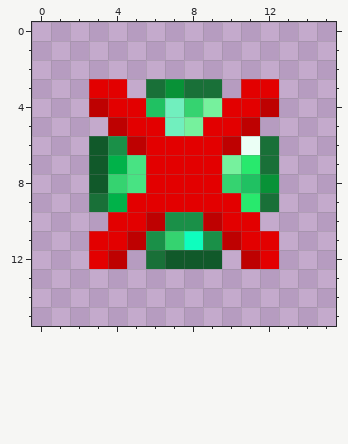
Pixel-art sprite -- assets/minecraft/textures/lobby/notracers.png. Above, as it was before the edit.
The file is 16x16 pixels.
The result:
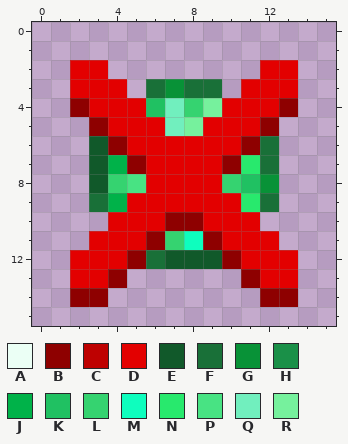
Palette (. is transparent): A #ebfff5  B #8e0000  C #be0101  D #e30000  E #11592a  F #197038  G #089237  H #1a9048  J #00b249  K #20c162  L #35d370  M #0efebe  N #28e96d  P #48e383  Q #71efbe  R #76f19d
Diff:
@@ x 0..15 @@
  1 ................
- 2 ................
- 3 ...DD.FGFF.DD...
- 4 ...CDDKQLRDDC...
- 5 ....CDDQRDDC....
- 6 ...EHCDDDDCAF...
- 7 ...EJPDDDDRNF...
+ 2 ..DD........DD..
+ 3 ..DDD.FGFF.DDD..
+ 4 ..BDDDKQLRDDDB..
+ 5 ...BDDDQRDDDB...
+ 6 ...EBDDDDDDBF...
+ 7 ...EJBDDDDBNF...
  8 ...ELPDDDDLKG...
  9 ...FJDDDDDDNF...
-10 ....DDCHHCDD....
-11 ...DDCHLMHCDD...
-12 ...DC.FEEE.CD...
-13 ................
-14 ................
+10 ....DDDBBDDD....
+11 ...DDDBLMBDDD...
+12 ..DDDBFEEEBDDD..
+13 ..DDB......BDD..
+14 ..BB........BB..
 15 ................
Boxes around the changes in both pictures, in picture pixels (x1, y1, x2, y2):
changed: (70, 60, 298, 307)
